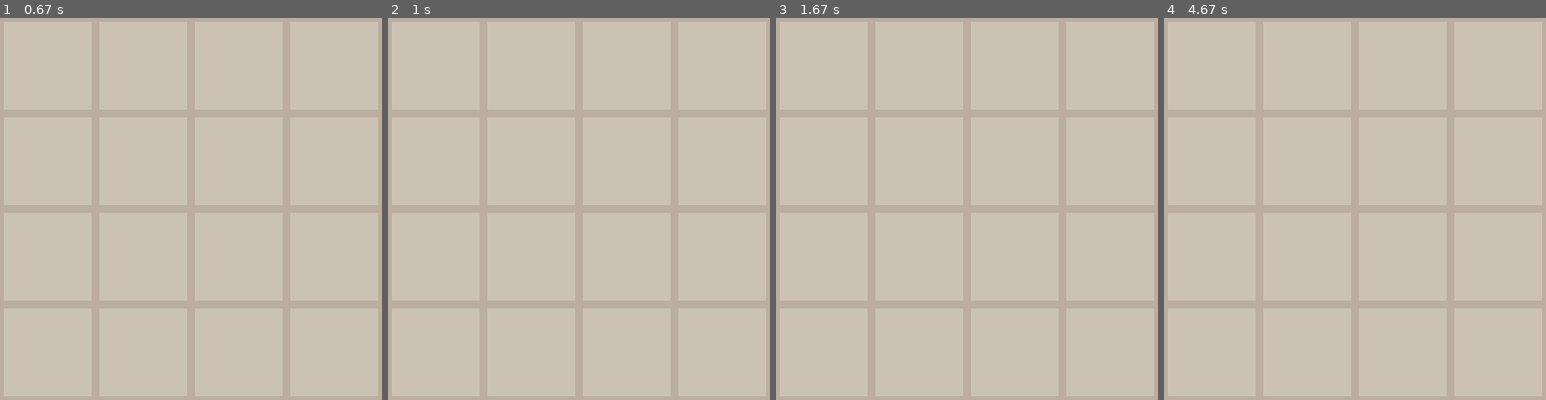
Above: before the commit, frames 1-4 (left to right).
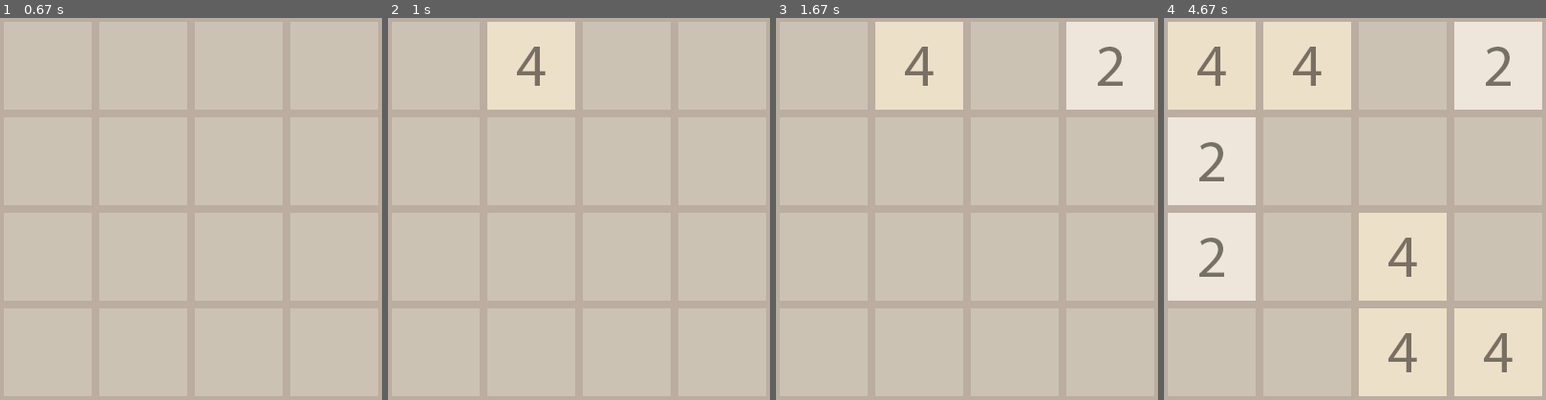
Above: after the commit, the same moments.

Repository: Marufenko/2048_on_pygame
Game: pygame game, started from main.py
Two runs of this game, one before a commit and one after it. Both use one fixed random seed, a clock stepped at 60 frames per second and the inputs below.
Inputs:
- Up to frame 1 (0.67 s): hold Right from 0.33 s (still down)
- Up to frame 2 (1 s): release Right at 0.8 s; hold Right from 0.83 s (still down)
- Up to frame 3 (1.67 s): release Right at 1.3 s; hold Right from 1.33 s (still down)
- Up to frame 4 (4.67 s): release Right at 1.97 s; hold Right 2-2.47 s; hold Right 2.5-2.97 s; hold Right 3-3.63 s; hold Right 3.67-4.13 s; hold Right 4.17-4.63 s

Frame 1 is identical in both runs. In frame 2, 5.2% of the frame differs, in the area x 26-49%, y 1-24%; in frame 3, 10%; in frame 4, 42%, in the area x 1-99%, y 1-99%.

Commit message:
Generate new value (2 or 4) in empty cells

Diff:
--- a/main.py
+++ b/main.py
@@ -1,3 +1,4 @@
+import random
 import pygame
 from pygame import *
 
@@ -40,10 +41,25 @@
         for e in pygame.event.get():
             if e.type == QUIT:
                 raise SystemExit("QUIT")
+            if e.type == KEYUP and e.key == K_RIGHT:
+                action = True
 
         while action:
 
             # draw updated cells here
+            new_value = generate_input_value()
+            x_coor, y_coor = generate_coordinates_for_input(data_array)  # coordinated for new value
+            data_array[x_coor][y_coor] = new_value
+
+            x = y = 0
+            for i in range(4):
+                for j in range(4):
+                    print(x, y, data_array[i][j])
+                    cell = Cell(x, y, data_array[i][j])
+                    entities.add(cell)
+                    x += SPACE_FOR_ONE_CELL
+                y += SPACE_FOR_ONE_CELL
+                x = 0
 
             action = False
 
@@ -52,5 +68,19 @@
         pygame.display.update()
 
 
+def generate_input_value():
+    input_values = [2, 4]
+    return random.choice(input_values)
+
+
+def generate_coordinates_for_input(input_array):
+    empty_coordinates = []
+    for i in range(4):
+        for j in range(4):
+            if input_array[i][j] == 0:
+                empty_coordinates.append([i, j])
+    return random.choice(empty_coordinates)
+
+
 if __name__ == "__main__":
     main()
--- a/test.py
+++ b/test.py
@@ -2,31 +2,36 @@
 
 
 def main():
-    data_array = [[0, 0, 0, 0],
-             [0, 0, 0, 0],
-             [0, 0, 0, 0],
-             [0, 0, 0, 0]]
-    print(data_array)
-    for i in range(5):
-        a = generate_input_value()
-        print(a)
-        b, c = generate_coordinates_for_input(data_array)
-        print(b, c)
-        data_array[b][c] = a
-        print(data_array)
+    a, b = [0, 1]
+    print(a)
+    print(b)
 
-def generate_input_value():
-    input_values = [2, 4]
-    return random.choice(input_values)
 
-def generate_coordinates_for_input(input_array):
-    empty_coordinates = []
-    for i in range(len(input_array)):
-        for j in range(len(input_array[i])):
-            if input_array[i][j] == 0:
-                empty_coordinates.append([i, j])
-
-    return random.choice(empty_coordinates)
+#     data_array = [[0, 0, 0, 0],
+#              [0, 0, 0, 0],
+#              [0, 0, 0, 0],
+#              [0, 0, 0, 0]]
+#     print(data_array)
+#     for i in range(5):
+#         a = generate_input_value()
+#         print(a)
+#         b, c = generate_coordinates_for_input(data_array)
+#         print(b, c)
+#         data_array[b][c] = a
+#         print(data_array)
+#
+# def generate_input_value():
+#     input_values = [2, 4]
+#     return random.choice(input_values)
+#
+# def generate_coordinates_for_input(input_array):
+#     empty_coordinates = []
+#     for i in range(len(input_array)):
+#         for j in range(len(input_array[i])):
+#             if input_array[i][j] == 0:
+#                 empty_coordinates.append([i, j])
+#
+#     return random.choice(empty_coordinates)
 
 if __name__ == "__main__":
     main()
